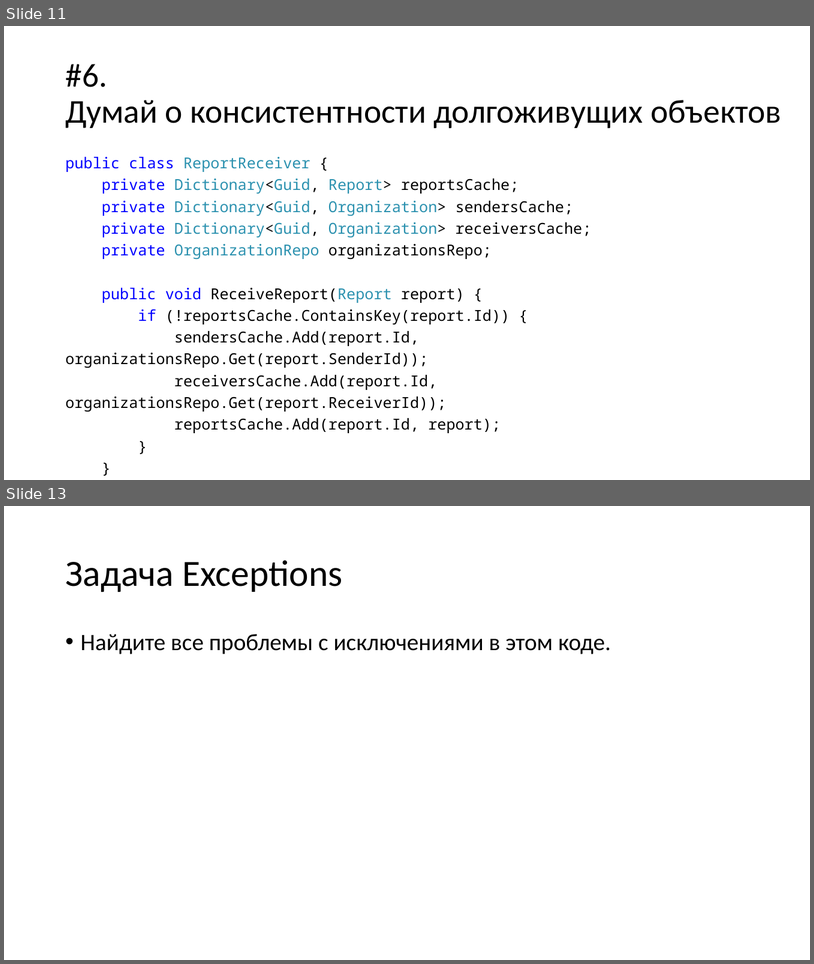
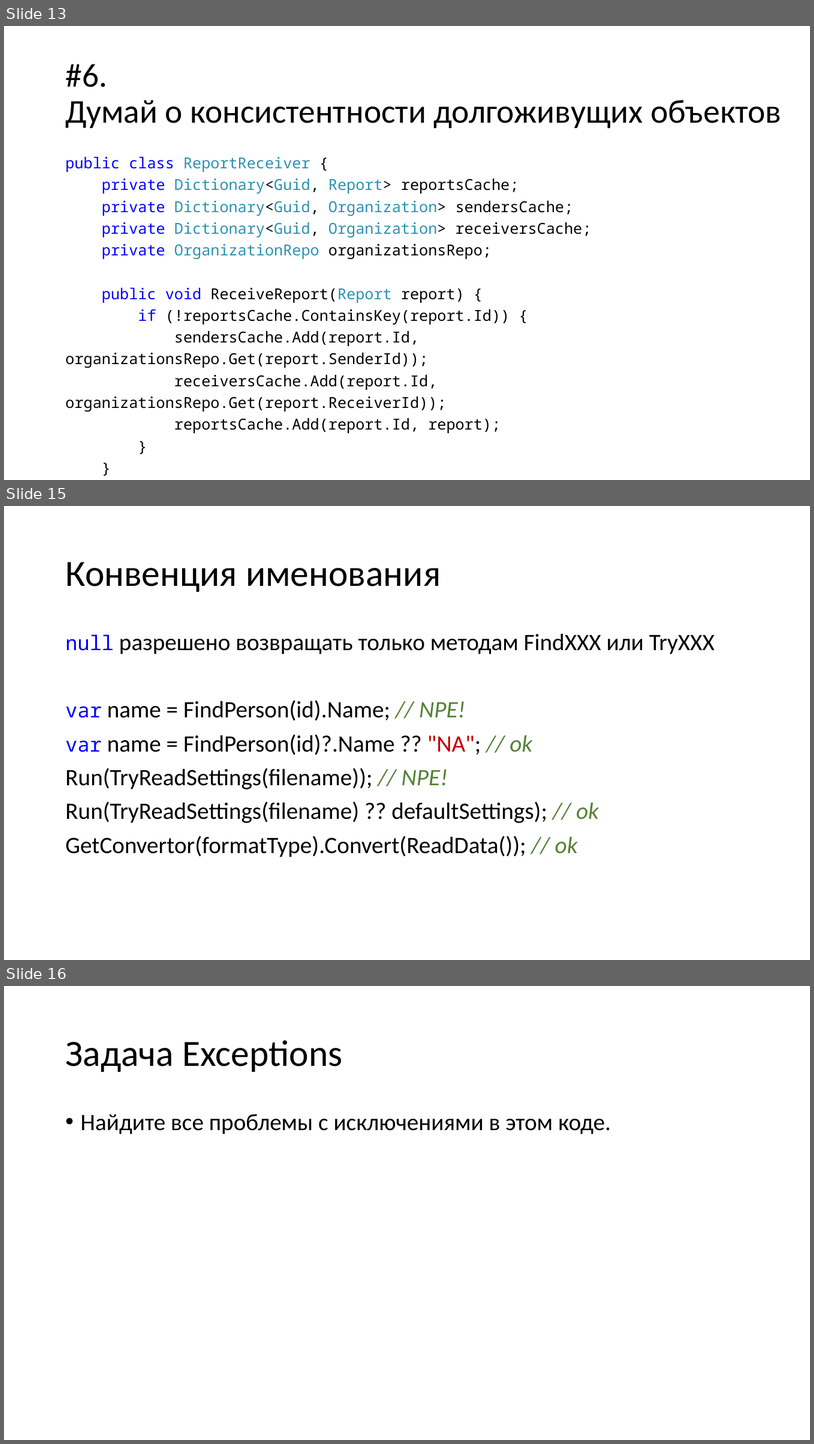
Before and after one commit to kontur-courses/exceptions, a slide deck: exceptions.pptx. Shown one above the other, each under a label of ours: slides 11 and 13 before the commit, slides 13, 15 and 16 after it; the slides between them are not shown. The pictures are 814x964 and 814x1444 pixels, drawn with LibreOffice and Linux fonts; fonts in the diff are those of the drawing. Boxes give left, top, right and bottom in pixels: in the first picture for what was removed or moved away, otherwise in the second. Text is boxed around its words. In the diff, an @@ line names an element or a change of style, - is before the commit and + after.

```diff
--- a/exceptions.pptx
+++ b/exceptions.pptx
@@ slide 15 added at bbox=[4, 506, 810, 960], background #FFFFFF @@
@@ title added at bbox=[65, 562, 441, 592], 44 pt, text #000000 @@
+Конвенция именования
@@ text added at bbox=[65, 633, 715, 857], 28 pt, text #000000 @@
+null разрешено возвращать только методам FindXXX или TryXXX
+var name = FindPerson(id).Name; // NPE!
+var name = FindPerson(id)?.Name ?? "NA"; // ok
+Run(TryReadSettings(filename)); // NPE!
+Run(TryReadSettings(filename) ?? defaultSettings); // ok
+GetConvertor(formatType).Convert(ReadData()); // ok
@@ what was slide 11 is now slide 13 @@
@@ what was slide 13 is now slide 16 @@
```
Also in this commit, not shown: 6 slides changed, 4 other slides added, 2 slides removed, 6 other files.
